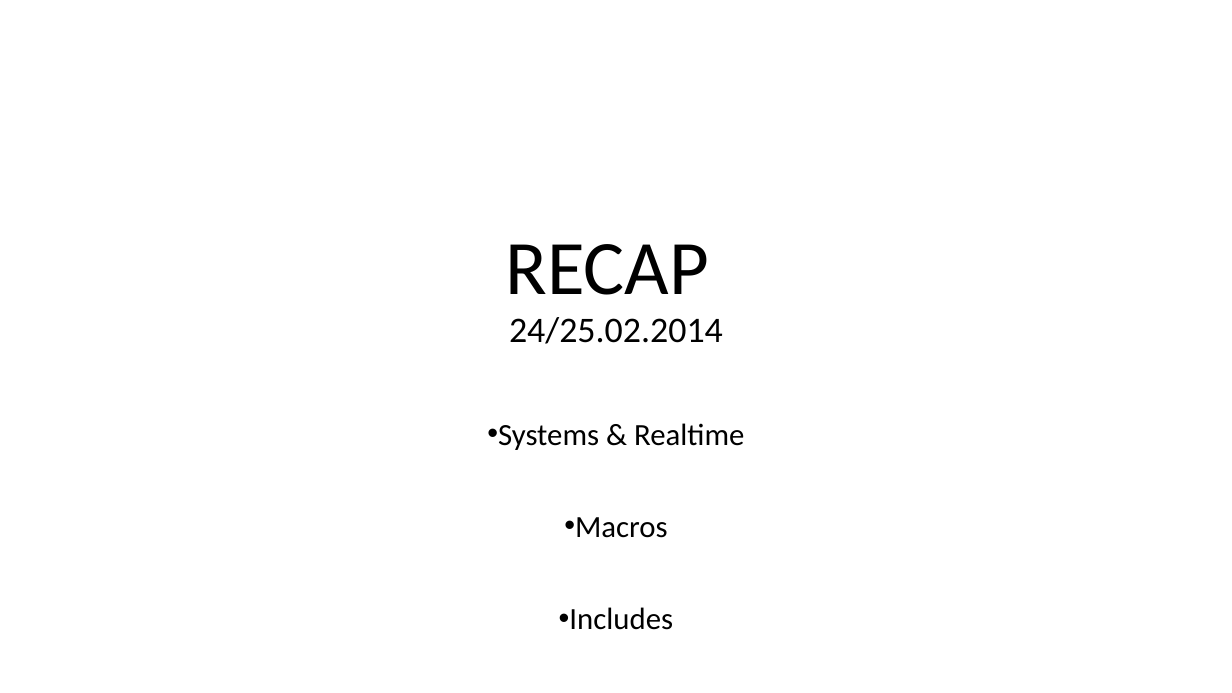
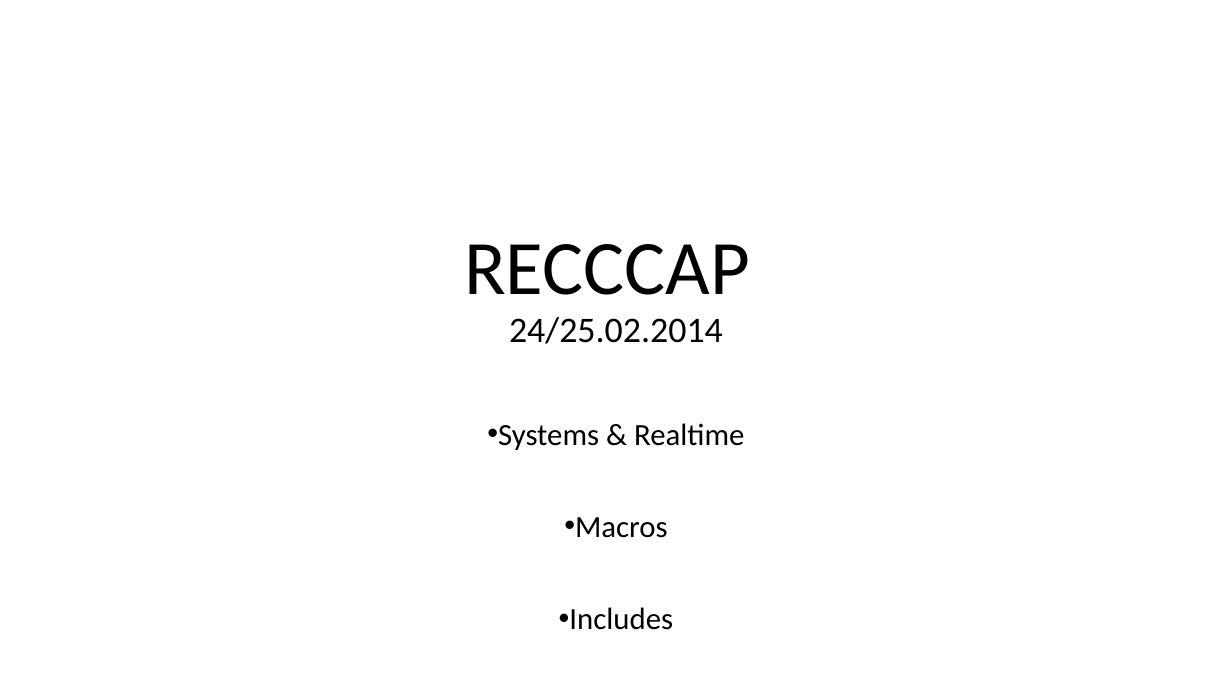
Before and after one commit to tametry/Team9, a slide deck: slide 1 of Recap/Recap SW2 System&Realtime, Macros, Includes.pptx. Drawn at 1232x693 pixels with LibreOffice and Linux fonts; fonts in the diff are those of the drawing. Boxes give left, top, right and bottom in pixels: in the first picture for what was removed or moved away, otherwise in the second. Text is boxed around its words. In the diff, an @@ line names an element or a change of style, - is before the commit and + after.

Commit message:
sdf

```diff
--- a/Recap/Recap SW2 System&Realtime, Macros, Includes.pptx
+++ b/Recap/Recap SW2 System&Realtime, Macros, Includes.pptx
@@ title at (x1=464, y1=244, x2=750, y2=344): text changed @@
-RECAP
-24/25.02.2014
+RECCCAP
+24/25.02.2014
```
